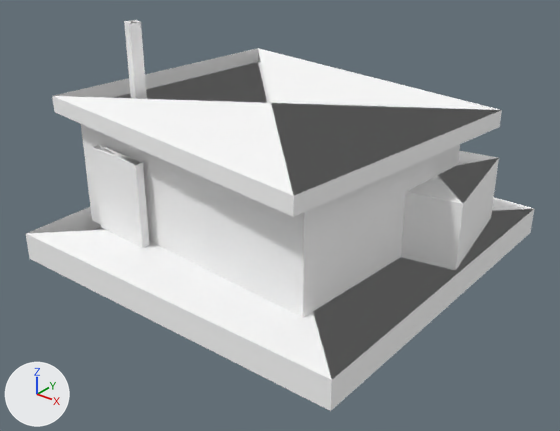
Renders of the glTF model art/structs/shack.scrap.glb from each side of a commit.
One viewpoint serves both versions: a 50 mm camera at (9.25, -11.85, 7.7) aimed at (0.22, -0.57, 0.7). The lights are fixed; the arrows at lower left show +X, +Y and +Z. The picture after the commit comes second. Vertices at exactly the same position are counted once.

Objects in the first picture: 'struct.shack.scrap'.
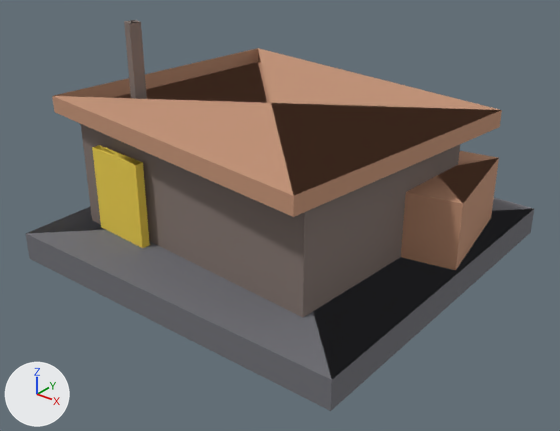
Changed parts and their boxes (x1, y1, x2, y2) in the pictures (560 x 431 px):
part 1 of me_struct_shack_scrap, recoloured (white to grey)
    both: (26, 20, 534, 411)
part 2 of me_struct_shack_scrap, recoloured (darker)
    both: (52, 48, 502, 270)
part 3 of me_struct_shack_scrap, recoloured (white to yellow)
    both: (92, 145, 150, 248)

Edits to the bpy script that builds the scene:
```text
Change me_struct_shack_scrap:
    where me_struct_shack_scrap.from_pydata(...)  # 48 vertices, 72 faces; spans x -4.12..3.9, y -3.9..3.9, z -0.3..4.4
    used by ob_struct_shack_scrap; location = (0.0, 0.0, 0.0)
    me_struct_shack_scrap part 1: 36 faces centred in x -3.9..3.9, y -3.9..3.9, z -0.3..4.4 are repainted in the vertex colours; the middle colour goes from white #ffffff to grey #847670
    me_struct_shack_scrap part 2: 24 faces centred in x -3.89..3.66, y -3.22..2.82, z 0.1..2.92 are repainted in the vertex colours; the middle colour goes from white #ffffff to brown #c49376
    me_struct_shack_scrap part 3: 12 faces centred in x -2.9..-1.5, y -2.79..-2.57, z 0.3..2.1 are repainted in the vertex colours; the middle colour goes from white #ffffff to yellow #edd04b
```
